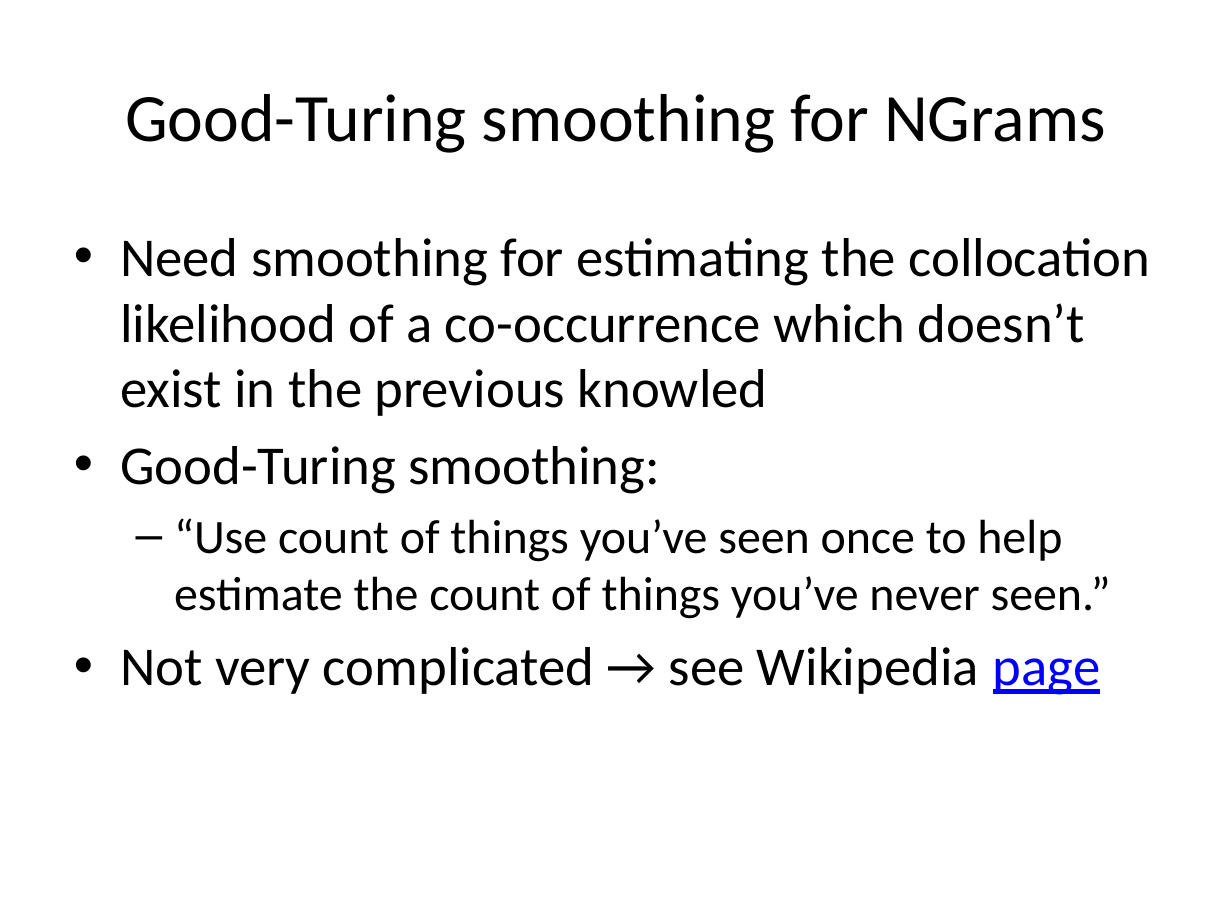
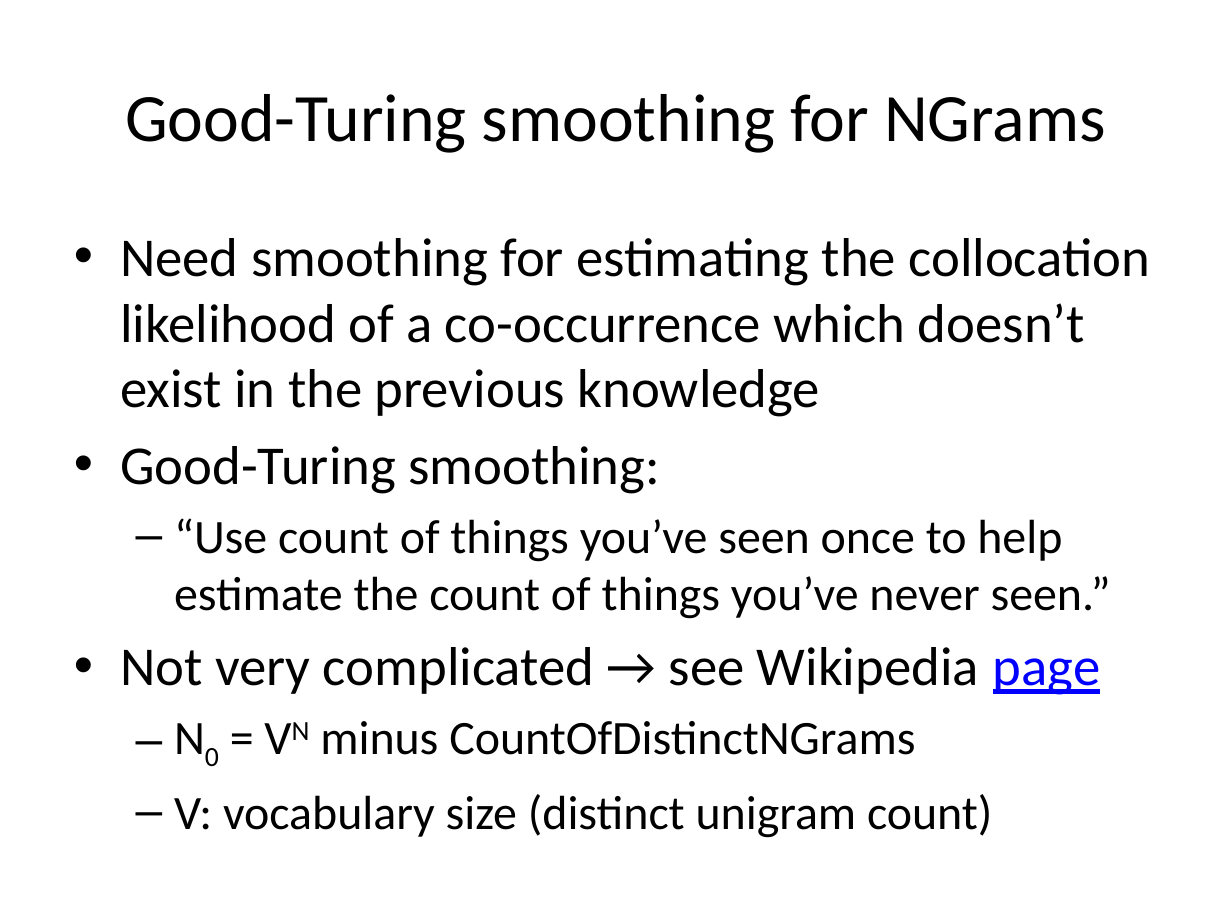
Before and after one commit to aliok/trnltk, a slide deck: slide 53 of scratch/trnltk.pptx. Drawn at 1232x924 pixels with LibreOffice and Linux fonts; fonts in the diff are those of the drawing. Boxes give left, top, right and bottom in pixels: in the first picture for what was removed or moved away, otherwise in the second. Text is boxed around its words. In the diff, an @@ line names an element or a change of style, - is before the commit and + after.

```diff
--- a/scratch/trnltk.pptx
+++ b/scratch/trnltk.pptx
@@ text at [120,238,1150,417]: text changed @@
-• Need smoothing for estimating the collocation likelihood of a co-occurrence which doesn’t exist in the previous knowled
+• Need smoothing for estimating the collocation likelihood of a co-occurrence which doesn’t exist in the previous knowledge
@@ text at [174,721,992,838]: paragraphs added @@
+  – N0 = VN minus CountOfDistinctNGrams
+  – V: vocabulary size (distinct unigram count)
```
Also in this commit, not shown: 2 other slides changed, 2 slides added.
